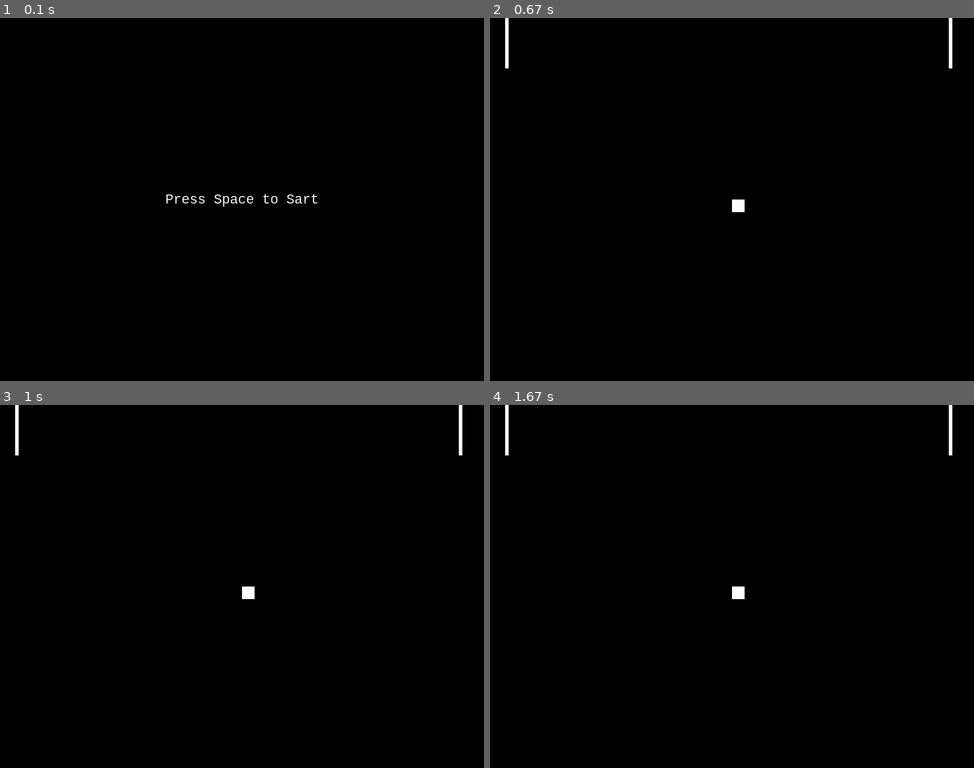
Above: before the commit, frames 1-4 (two rows, left to right).
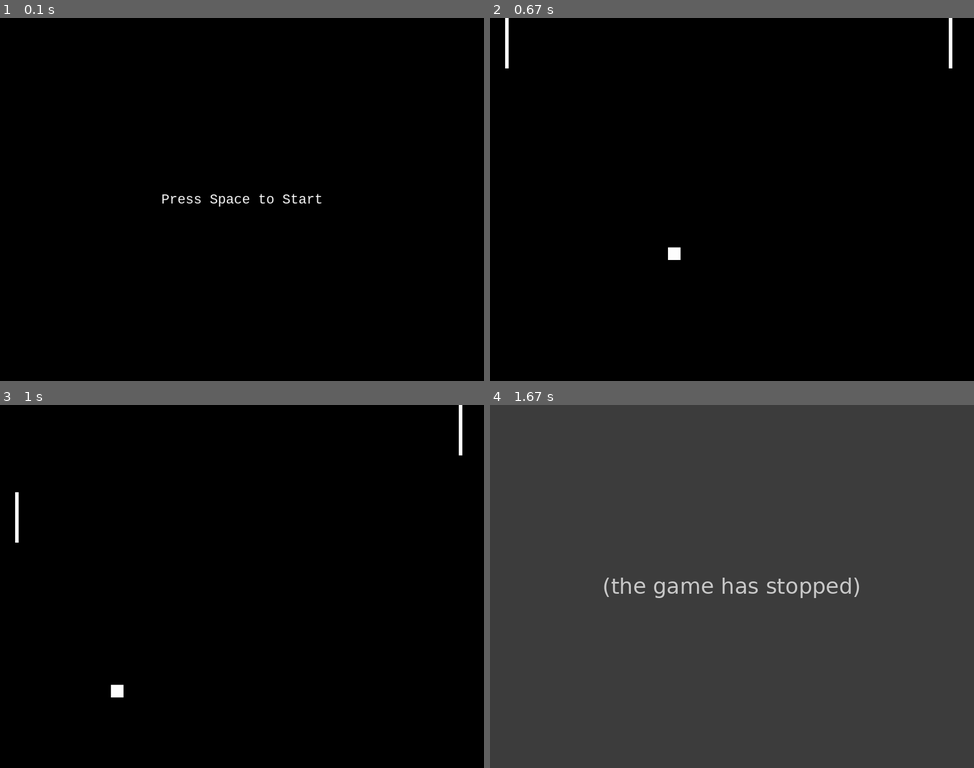
Above: after the commit, the same moments.

Repository: ikeban/codexPyGame
Game: pygame game, started from main.py
The game is run twice, just before and just after one commit, with the same random seed, the same clock (stepped at 60 frames per second) and the same inputs.
Inputs:
- Up to frame 1 (0.1 s): no input
- Up to frame 2 (0.67 s): tap Space at 0.33 s
- Up to frame 3 (1 s): hold S from 0.67 s (still down); hold Up from 0.67 s (still down); tap Space at 0.73 s
- Up to frame 4 (1.67 s): tap Space at 1.03 s; release S at 1.13 s; release Up at 1.13 s; tap W at 1.17 s

The runs differ from the first frame. In frame 1, 0.4% of the frame differs, in the area x 33-67%, y 48-52%; in frame 2, 0.2%; in frame 3, 0.4%; in frame 4, 100%, in the area x 0-100%, y 0-100%.
After the commit the program exited at 1.55 s; later frames show no game.

Commit message:
Working game

Diff:
--- a/main.py
+++ b/main.py
@@ -70,7 +70,7 @@
             font = pygame.font.SysFont('Consolas', 30)
 
             # draw some text to the center of teh screen
-            text = font.render('Press Space to Sart', True, COLOR_WHITE)
+            text = font.render('Press Space to Start', True, COLOR_WHITE)
             text_rect = text.get_rect()
             text_rect.center = (SCREEN_WIDTH // 2, SCREEN_HEIGHT // 2)
             screen.blit(text, text_rect)
@@ -92,7 +92,7 @@
         get the time elapse between now and the last frame
         60 is an arbitrary number but the game runs smooth at 60 FPS
         """
-        selta_time = clock.tick(60)
+        delta_time = clock.tick(60)
 
         # checking for events
         for event in pygame.event.get():
@@ -102,6 +102,78 @@
 
                 # exit the function, to finish the game
                 exitGame = True
+
+            # if the user is pressing the key
+            if event.type == pygame.KEYDOWN:
+                # Player 1
+                # if the key is W, set the movement of paddle_1 to go up
+                if event.key == pygame.K_w:
+                    paddle_1_move = -0.5
+                if event.key == pygame.K_s:
+                    paddle_1_move = 0.5
+
+                if event.key == pygame.K_UP:
+                    paddle_2_move = -0.5
+                if event.key == pygame.K_DOWN:
+                    paddle_2_move = 0.5
+
+            if event.type == pygame.KEYUP:
+                if event.key == pygame.K_w or event.key == pygame.K_s:
+                    paddle_1_move = 0.0
+                if event.key == pygame.K_UP or event.key == pygame.K_DOWN:
+                    paddle_2_move = 0.0
+
+        # move paddle_1 and paddle_2 according to their 'move' variables
+        # we also multiply the 'move' varaible by the delta time
+        # to keep movement consistent through frames
+        paddle_1_rect.top += paddle_1_move * delta_time
+        paddle_2_rect.top += paddle_2_move * delta_time
+
+        # keep paddles in screen
+        if paddle_1_rect.top < 0:
+            paddle_1_rect.top = 0
+        if paddle_1_rect.bottom > SCREEN_HEIGHT:
+            paddle_1_rect.bottom = SCREEN_HEIGHT
+
+        if paddle_2_rect.top < 0:
+            paddle_2_rect.top = 0
+        if paddle_2_rect.bottom > SCREEN_HEIGHT:
+            paddle_2_rect.bottom = SCREEN_HEIGHT
+
+        # if the ball goes out of bounds, end the game
+        if ball_rect.left <= 0 or ball_rect.left >= SCREEN_WIDTH:
+            exitGame = True
+
+        # if the ball is getting close to the top (15 is an arbitrary number, but I found it worked great)
+        if ball_rect.top < 0:
+            # invert its vertical velocity
+            ball_accel_y *= -1
+            # add a bit of y to it to not trigger the above code again
+            ball_rect.top = 0
+
+        # do the same thing with the bottom
+        if ball_rect.bottom > SCREEN_HEIGHT:
+            ball_accel_y *= -1
+            ball_rect.bottom = SCREEN_HEIGHT
+
+        """
+        if paddle_1_rect collides with the ball and the ball is in front of it,
+        change the speed of the ball and make it move a little in the other way
+        """
+        if paddle_1_rect.colliderect(ball_rect) and paddle_1_rect.left < ball_rect.left:
+            ball_accel_x *= -1
+            ball_rect.left += 5
+        # do the same with paddle_2_rect
+        if paddle_2_rect.colliderect(ball_rect) and paddle_2_rect.left > ball_rect.left:
+            ball_accel_x *= -1
+            ball_rect.left -= 5
+
+        # if the game is started (after 3 seconds this is true)
+        if started:
+            # move the ball
+            ball_rect.left += ball_accel_x * delta_time
+            ball_rect.top += ball_accel_y * delta_time
+
 
         # draw player 1 and player 2's paddle rects with the white color
         pygame.draw.rect(screen, COLOR_WHITE, paddle_1_rect)
